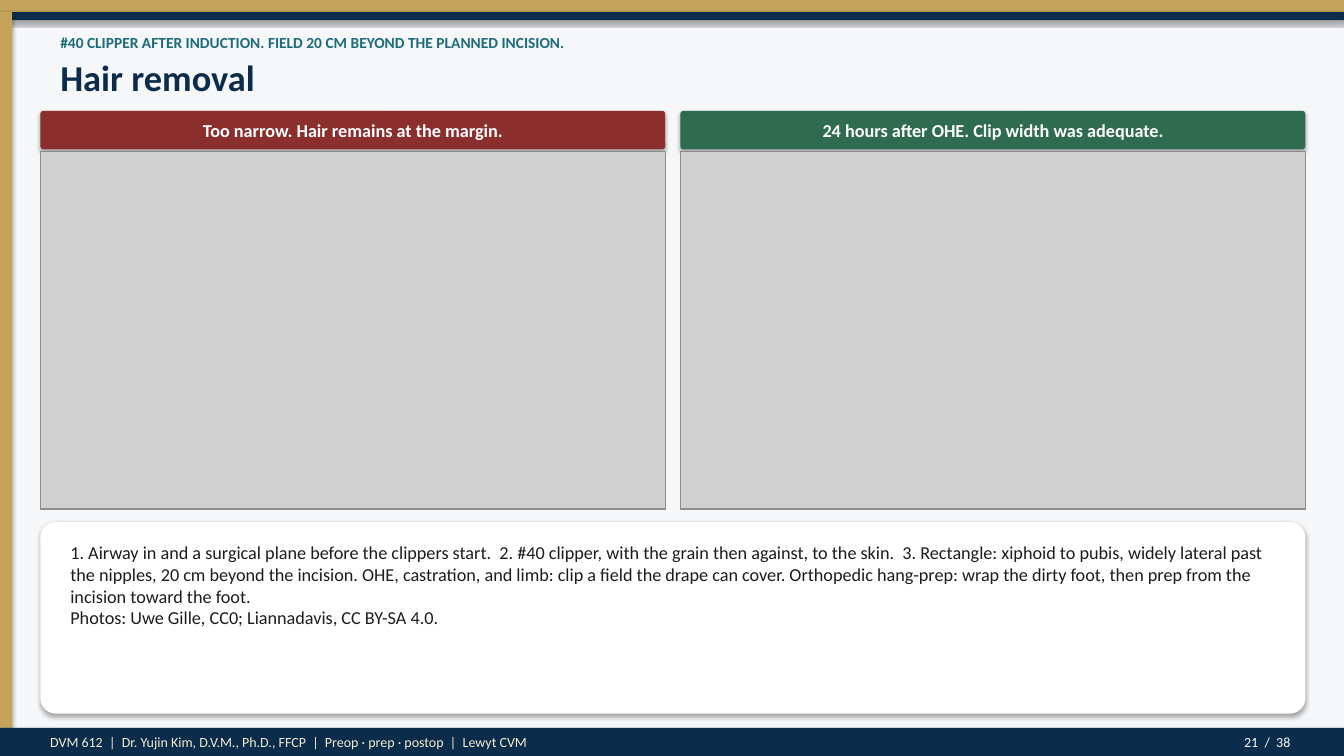
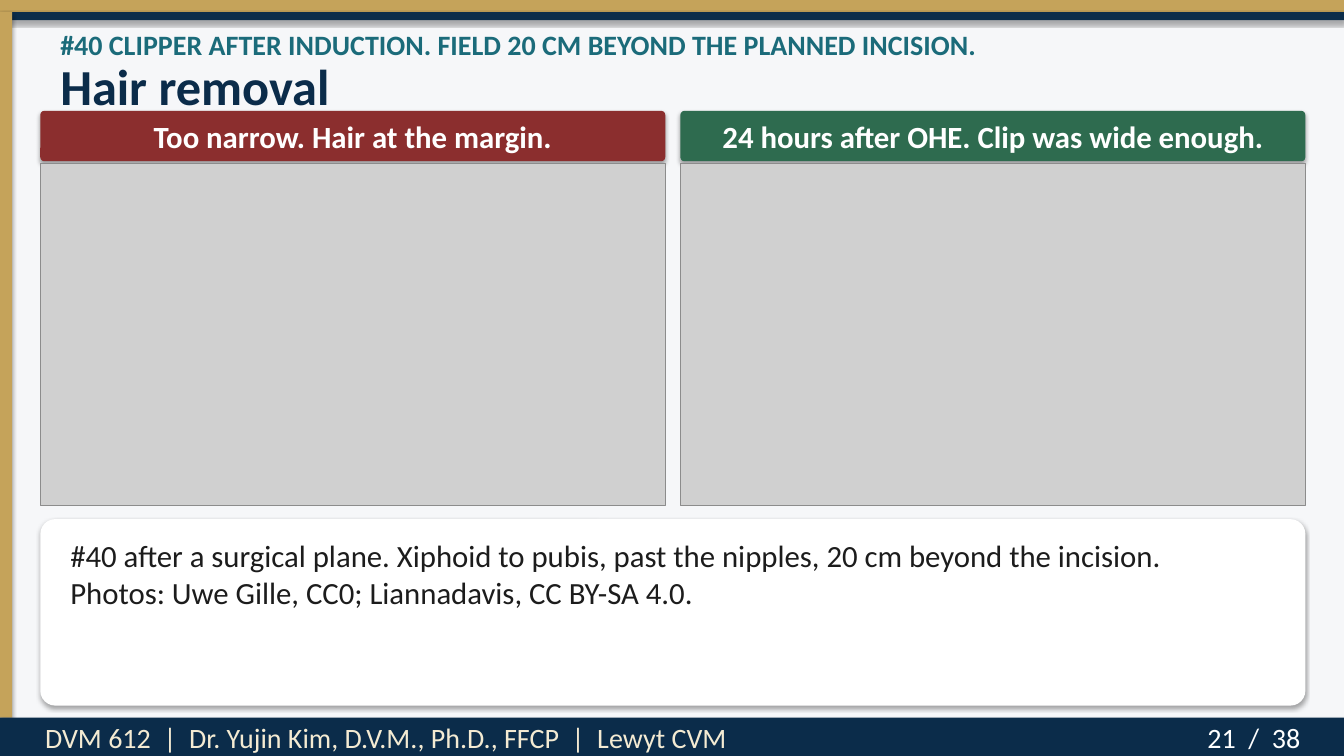
Before and after one commit to drkimvet/happycare, a slide deck: slide 21 of lectures/DVM-612_Week4_Preop_PatientPrep_Postop.pptx. Drawn at 1344x756 pixels with LibreOffice and Linux fonts; fonts in the diff are those of the drawing; grey boxes stand for pictures. Boxes give left, top, right and bottom in pixels: in the first picture for what was removed or moved away, otherwise in the second. Text is boxed around its words. In the diff, an @@ line names an element or a change of style, - is before the commit and + after.

```diff
--- a/lectures/DVM-612_Week4_Preop_PatientPrep_Postop.pptx
+++ b/lectures/DVM-612_Week4_Preop_PatientPrep_Postop.pptx
@@ rectangle: place and size @@
-rectangle at (0,12,12,728)
+rectangle at (0,12,12,718)
@@ text "#40 CLIPPER AFTER INDUCTION. FIELD ..." at (60,36,976,55): size 11 to 20 pt @@
@@ text "Hair removal" at (60,69,330,117): size 26 to 36 pt @@
@@ rounded rectangle: place and size @@
-rounded rectangle at (40,111,665,149)
+rounded rectangle at (40,111,665,161)
@@ rounded rectangle: place and size @@
-rounded rectangle at (681,111,1306,149)
+rounded rectangle at (681,111,1306,161)
@@ text at (154,126,552,154): text changed; size 13 to 22 pt @@
-Too narrow. Hair remains at the margin.
+Too narrow. Hair at the margin.
@@ text at (722,126,1263,154): text changed; size 13 to 22 pt @@
-24 hours after OHE. Clip width was adequate.
+24 hours after OHE. Clip was wide enough.
@@ picture: place and size @@
-picture at (40,151,665,509)
+picture at (40,163,665,506)
@@ picture: place and size @@
-picture at (681,151,1306,509)
+picture at (681,163,1306,506)
@@ rounded rectangle: place and size @@
-rounded rectangle at (40,522,1306,714)
+rounded rectangle at (40,519,1306,706)
@@ text at (70,545,1160,608): text changed; size 13 to 22 pt @@
-1. Airway in and a surgical plane before the clippers start. 2. #40 clipper, with the grain then against, to the skin. 3. Rectangle: xiphoid to pubis, widely lateral past the nipples, 20 cm beyond the incision. OHE, castration, and limb: clip a field the drape can cover. Orthopedic hang-prep: wrap the dirty foot, then prep from the incision toward the foot.
-Photos: Uwe Gille, CC0; Liannadavis, CC BY-SA 4.0.
+#40 after a surgical plane. Xiphoid to pubis, past the nipples, 20 cm beyond the incision.
+Photos: Uwe Gille, CC0; Liannadavis, CC BY-SA 4.0.
@@ rectangle: place and size @@
-rectangle at (0,728,1344,756)
+rectangle at (0,718,1344,756)
@@ text "21 / 38": place and size @@
-text "21 / 38" at (1244,737,1290,747)
+text "21 / 38" at (1207,729,1300,749)
@@ text "21 / 38" at (1207,729,1300,749): size 10 to 20 pt @@
@@ text at (45,728,727,753): text changed; size 10 to 20 pt @@
-DVM 612 | Dr. Yujin Kim, D.V.M., Ph.D., FFCP | Preop · prep · postop | Lewyt CVM
+DVM 612 | Dr. Yujin Kim, D.V.M., Ph.D., FFCP | Lewyt CVM
```
Also in this commit, not shown: 37 other slides changed, 2 other files.
